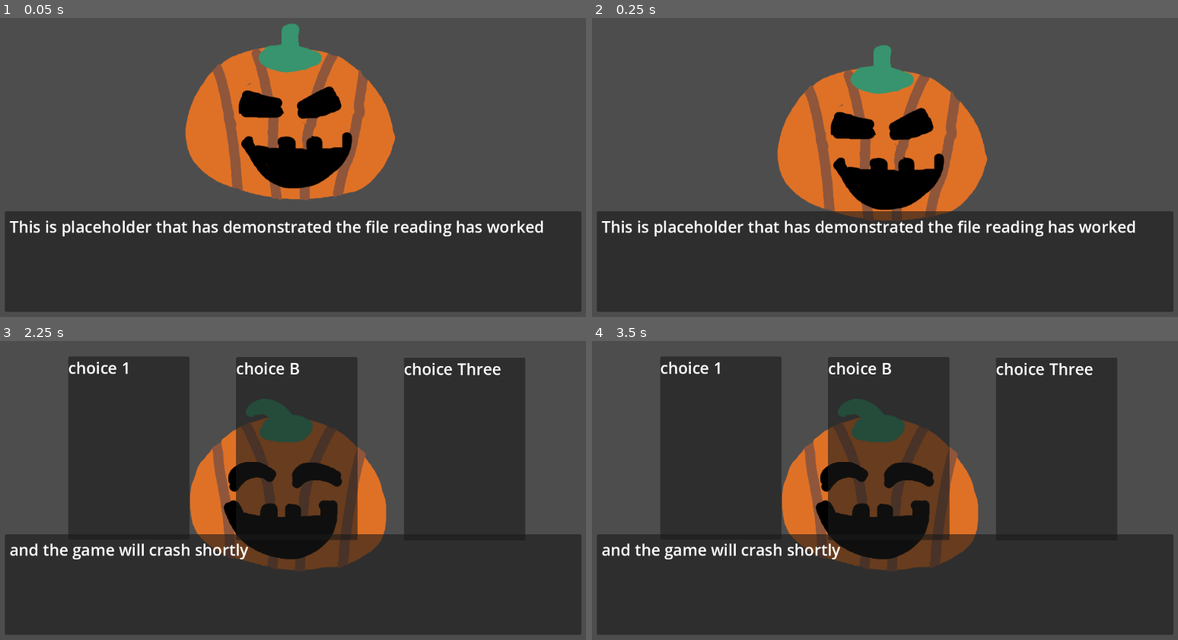
Above: before the commit, frames 1-4 (two rows, left to right).
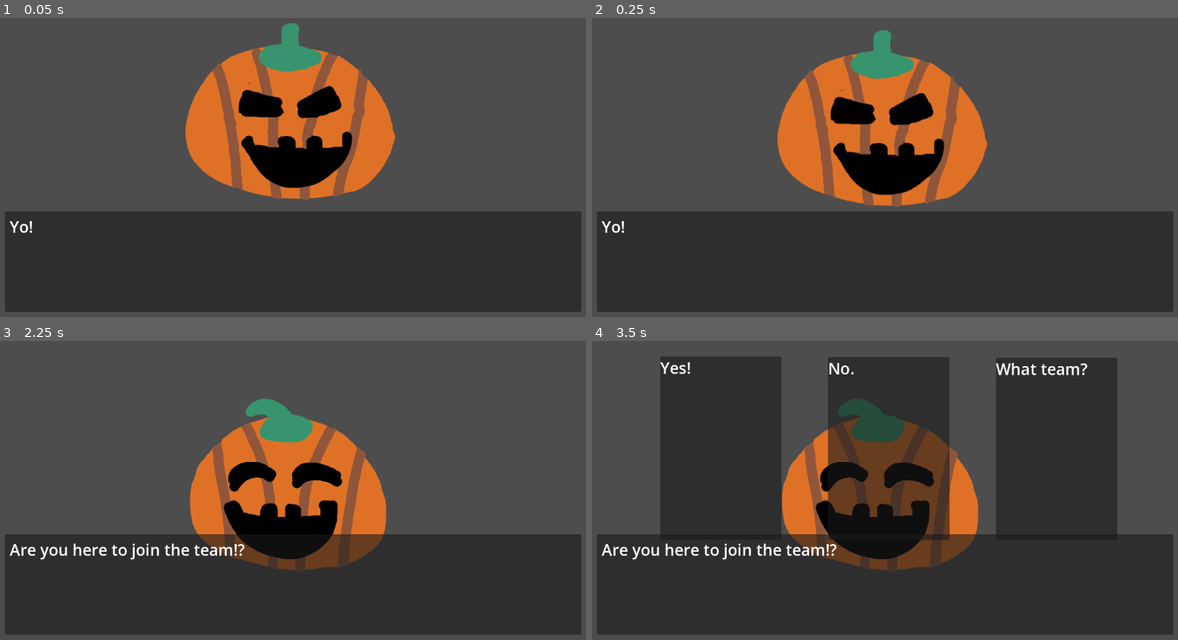
Above: after the commit, the same moments.

Repository: EuanGould/BlongersQuest2
Game: Godot game, scene res://Scenes/Dialogue.tscn
Same seed, same stepped clock (60 frames per second), same inputs: the game is played once before the commit and once after it.
Inputs:
- Up to frame 1 (0.05 s): no input
- Up to frame 2 (0.25 s): no input
- Up to frame 3 (2.25 s): tap Space (progressDialogue) at 0.6, 1.35, 2.1 s; tap Enter at 2 s
- Up to frame 4 (3.5 s): tap Space (progressDialogue) at 2.75, 2.85 s

The runs differ from the first frame. In frame 1, 2.3% of the frame differs, in the area x 1-93%, y 1-74%; in frame 2, 10%; in frame 3, 35%, in the area x 1-90%, y 5-74%; in frame 4, 1.7%.

Commit message:
some dialogue written

Diff:
--- a/Scenes/dialoguemanager.gd
+++ b/Scenes/dialoguemanager.gd
@@ -17,7 +17,7 @@
 	portrait = $NewPortrait
 	dialogue_box = $DialogueBox
 	choices_box = $ChoiceBox
-	file = 'res://Text/testtextfile.txt'
+	file = 'res://Text/pumpkin/pumpkin1.txt'
 	dialogue = load_file(file)
 	updateDialogue()
 
--- a/Scenes/new_portrait.tscn
+++ b/Scenes/new_portrait.tscn
@@ -1,10 +1,11 @@
-[gd_scene load_steps=12 format=3 uid="uid://bndtjnqtwrm2g"]
+[gd_scene load_steps=19 format=3 uid="uid://bndtjnqtwrm2g"]
 
 [ext_resource type="Texture2D" uid="uid://dl8s7gei842ni" path="res://Images/pumpkin/pumpkinneutral.png" id="1_skkwd"]
 [ext_resource type="Script" uid="uid://cbpy8sbplpo1d" path="res://Scenes/new_portrait.gd" id="2_58hvf"]
 [ext_resource type="Texture2D" uid="uid://6ib4v81cgcw5" path="res://Images/pumpkin/pumpkinhappy.png" id="3_7w1yf"]
 [ext_resource type="Texture2D" uid="uid://do14nrs70tw8w" path="res://Images/pumpkin/pumpkinunhappy.png" id="4_fnvqe"]
 [ext_resource type="Texture2D" uid="uid://b7o02pfdnmtsv" path="res://Images/pumpkin/pumpkinangry.png" id="5_xae3w"]
+[ext_resource type="Texture2D" uid="uid://crlqo0dh2jfja" path="res://Images/pumpkin/pumpkinblush.png" id="6_wy1uf"]
 
 [sub_resource type="Animation" id="Animation_58hvf"]
 resource_name = "pumpkinneutral"
@@ -28,10 +29,22 @@
 tracks/1/interp = 2
 tracks/1/loop_wrap = true
 tracks/1/keys = {
-"times": PackedFloat32Array(0, 0.500939, 1),
-"transitions": PackedFloat32Array(1, 1, 1),
-"update": 0,
-"values": [Vector2(541, 257), Vector2(541, 350), Vector2(541, 257)]
+"times": PackedFloat32Array(0, 0.366667, 0.499365, 0.633333, 1),
+"transitions": PackedFloat32Array(1, 1, 1, 1, 1),
+"update": 0,
+"values": [Vector2(541, 257), Vector2(541, 300), Vector2(541, 350), Vector2(541, 300), Vector2(541, 257)]
+}
+tracks/2/type = "value"
+tracks/2/imported = false
+tracks/2/enabled = true
+tracks/2/path = NodePath(".:scale")
+tracks/2/interp = 1
+tracks/2/loop_wrap = true
+tracks/2/keys = {
+"times": PackedFloat32Array(0),
+"transitions": PackedFloat32Array(1),
+"update": 0,
+"values": [Vector2(1, 1)]
 }
 
 [sub_resource type="Animation" id="Animation_7w1yf"]
@@ -59,6 +72,18 @@
 "transitions": PackedFloat32Array(1),
 "update": 0,
 "values": [Vector2(0, 0)]
+}
+tracks/2/type = "value"
+tracks/2/imported = false
+tracks/2/enabled = true
+tracks/2/path = NodePath(".:scale")
+tracks/2/interp = 1
+tracks/2/loop_wrap = true
+tracks/2/keys = {
+"times": PackedFloat32Array(0),
+"transitions": PackedFloat32Array(1),
+"update": 0,
+"values": [Vector2(1, 1)]
 }
 
 [sub_resource type="Animation" id="Animation_fnvqe"]
@@ -84,10 +109,22 @@
 tracks/1/interp = 1
 tracks/1/loop_wrap = true
 tracks/1/keys = {
-"times": PackedFloat32Array(0, 0.1, 0.233333),
-"transitions": PackedFloat32Array(1, 1, 1),
-"update": 0,
-"values": [Vector2(541, 207), Vector2(541, 350), Vector2(541, 207)]
+"times": PackedFloat32Array(0, 0.0827191, 0.1, 0.118616, 0.233333),
+"transitions": PackedFloat32Array(1, 1, 1, 1, 1),
+"update": 0,
+"values": [Vector2(541, 207), Vector2(541, 300), Vector2(541, 350), Vector2(541, 300), Vector2(541, 207)]
+}
+tracks/2/type = "value"
+tracks/2/imported = false
+tracks/2/enabled = true
+tracks/2/path = NodePath(".:scale")
+tracks/2/interp = 1
+tracks/2/loop_wrap = true
+tracks/2/keys = {
+"times": PackedFloat32Array(0),
+"transitions": PackedFloat32Array(1),
+"update": 0,
+"values": [Vector2(1, 1)]
 }
 
 [sub_resource type="Animation" id="Animation_xae3w"]
@@ -116,6 +153,18 @@
 "transitions": PackedFloat32Array(1),
 "update": 0,
 "values": [Vector2(541, 257)]
+}
+tracks/2/type = "value"
+tracks/2/imported = false
+tracks/2/enabled = true
+tracks/2/path = NodePath(".:scale")
+tracks/2/interp = 1
+tracks/2/loop_wrap = true
+tracks/2/keys = {
+"times": PackedFloat32Array(0),
+"transitions": PackedFloat32Array(1),
+"update": 0,
+"values": [Vector2(1, 1)]
 }
 
 [sub_resource type="Animation" id="Animation_wy1uf"]
@@ -145,15 +194,270 @@
 "transitions": PackedFloat32Array(1, 1, 1),
 "update": 1,
 "values": [Vector2(541, 257), Vector2(530, 260), Vector2(541, 257)]
+}
+tracks/2/type = "value"
+tracks/2/imported = false
+tracks/2/enabled = true
+tracks/2/path = NodePath(".:scale")
+tracks/2/interp = 1
+tracks/2/loop_wrap = true
+tracks/2/keys = {
+"times": PackedFloat32Array(0),
+"transitions": PackedFloat32Array(1),
+"update": 0,
+"values": [Vector2(1, 1)]
+}
+
+[sub_resource type="Animation" id="Animation_r4k2k"]
+resource_name = "pumpkinstill"
+tracks/0/type = "value"
+tracks/0/imported = false
+tracks/0/enabled = true
+tracks/0/path = NodePath(".:position")
+tracks/0/interp = 1
+tracks/0/loop_wrap = true
+tracks/0/keys = {
+"times": PackedFloat32Array(0),
+"transitions": PackedFloat32Array(1),
+"update": 0,
+"values": [Vector2(541, 257)]
+}
+tracks/1/type = "value"
+tracks/1/imported = false
+tracks/1/enabled = true
+tracks/1/path = NodePath(".:texture")
+tracks/1/interp = 1
+tracks/1/loop_wrap = true
+tracks/1/keys = {
+"times": PackedFloat32Array(0),
+"transitions": PackedFloat32Array(1),
+"update": 1,
+"values": [ExtResource("1_skkwd")]
+}
+tracks/2/type = "value"
+tracks/2/imported = false
+tracks/2/enabled = true
+tracks/2/path = NodePath(".:scale")
+tracks/2/interp = 1
+tracks/2/loop_wrap = true
+tracks/2/keys = {
+"times": PackedFloat32Array(0),
+"transitions": PackedFloat32Array(1),
+"update": 0,
+"values": [Vector2(1, 1)]
+}
+
+[sub_resource type="Animation" id="Animation_7773s"]
+resource_name = "pumpkinshrinkingunhappy"
+tracks/0/type = "value"
+tracks/0/imported = false
+tracks/0/enabled = true
+tracks/0/path = NodePath(".:texture")
+tracks/0/interp = 1
+tracks/0/loop_wrap = true
+tracks/0/keys = {
+"times": PackedFloat32Array(0),
+"transitions": PackedFloat32Array(1),
+"update": 1,
+"values": [ExtResource("4_fnvqe")]
+}
+tracks/1/type = "value"
+tracks/1/imported = false
+tracks/1/enabled = true
+tracks/1/path = NodePath(".:position")
+tracks/1/interp = 1
+tracks/1/loop_wrap = true
+tracks/1/keys = {
+"times": PackedFloat32Array(0),
+"transitions": PackedFloat32Array(1),
+"update": 0,
+"values": [Vector2(541, 257)]
+}
+tracks/2/type = "value"
+tracks/2/imported = false
+tracks/2/enabled = true
+tracks/2/path = NodePath(".:scale")
+tracks/2/interp = 1
+tracks/2/loop_wrap = true
+tracks/2/keys = {
+"times": PackedFloat32Array(0, 1),
+"transitions": PackedFloat32Array(1, 1),
+"update": 0,
+"values": [Vector2(1, 1), Vector2(0.5, 0.5)]
+}
+
+[sub_resource type="Animation" id="Animation_5ciup"]
+resource_name = "pumpkinveryshrinkingunhappy"
+tracks/0/type = "value"
+tracks/0/imported = false
+tracks/0/enabled = true
+tracks/0/path = NodePath(".:texture")
+tracks/0/interp = 1
+tracks/0/loop_wrap = true
+tracks/0/keys = {
+"times": PackedFloat32Array(0),
+"transitions": PackedFloat32Array(1),
+"update": 1,
+"values": [ExtResource("4_fnvqe")]
+}
+tracks/1/type = "value"
+tracks/1/imported = false
+tracks/1/enabled = true
+tracks/1/path = NodePath(".:position")
+tracks/1/interp = 1
+tracks/1/loop_wrap = true
+tracks/1/keys = {
+"times": PackedFloat32Array(0),
+"transitions": PackedFloat32Array(1),
+"update": 0,
+"values": [Vector2(541, 257)]
+}
+tracks/2/type = "value"
+tracks/2/imported = false
+tracks/2/enabled = true
+tracks/2/path = NodePath(".:scale")
+tracks/2/interp = 1
+tracks/2/loop_wrap = true
+tracks/2/keys = {
+"times": PackedFloat32Array(0, 1),
+"transitions": PackedFloat32Array(1, 1),
+"update": 0,
+"values": [Vector2(0.5, 0.5), Vector2(0.1, 0.1)]
+}
+
+[sub_resource type="Animation" id="Animation_cclpg"]
+resource_name = "pumpkinslowerhappy"
+loop_mode = 1
+tracks/0/type = "value"
+tracks/0/imported = false
+tracks/0/enabled = true
+tracks/0/path = NodePath(".:texture")
+tracks/0/interp = 1
+tracks/0/loop_wrap = true
+tracks/0/keys = {
+"times": PackedFloat32Array(0),
+"transitions": PackedFloat32Array(1),
+"update": 1,
+"values": [ExtResource("3_7w1yf")]
+}
+tracks/1/type = "value"
+tracks/1/imported = false
+tracks/1/enabled = true
+tracks/1/path = NodePath(".:position")
+tracks/1/interp = 2
+tracks/1/loop_wrap = true
+tracks/1/keys = {
+"times": PackedFloat32Array(0, 0.366667, 0.499365, 0.633333, 1),
+"transitions": PackedFloat32Array(1, 1, 1, 1, 1),
+"update": 0,
+"values": [Vector2(541, 257), Vector2(541, 300), Vector2(541, 350), Vector2(541, 300), Vector2(541, 257)]
+}
+tracks/2/type = "value"
+tracks/2/imported = false
+tracks/2/enabled = true
+tracks/2/path = NodePath(".:scale")
+tracks/2/interp = 1
+tracks/2/loop_wrap = true
+tracks/2/keys = {
+"times": PackedFloat32Array(0),
+"transitions": PackedFloat32Array(1),
+"update": 0,
+"values": [Vector2(1, 1)]
+}
+
+[sub_resource type="Animation" id="Animation_66wsj"]
+resource_name = "pumpkinstillhappy"
+tracks/0/type = "value"
+tracks/0/imported = false
+tracks/0/enabled = true
+tracks/0/path = NodePath(".:position")
+tracks/0/interp = 1
+tracks/0/loop_wrap = true
+tracks/0/keys = {
+"times": PackedFloat32Array(0),
+"transitions": PackedFloat32Array(1),
+"update": 0,
+"values": [Vector2(541, 257)]
+}
+tracks/1/type = "value"
+tracks/1/imported = false
+tracks/1/enabled = true
+tracks/1/path = NodePath(".:texture")
+tracks/1/interp = 1
+tracks/1/loop_wrap = true
+tracks/1/keys = {
+"times": PackedFloat32Array(0),
+"transitions": PackedFloat32Array(1),
+"update": 1,
+"values": [ExtResource("3_7w1yf")]
+}
+tracks/2/type = "value"
+tracks/2/imported = false
+tracks/2/enabled = true
+tracks/2/path = NodePath(".:scale")
+tracks/2/interp = 1
+tracks/2/loop_wrap = true
+tracks/2/keys = {
+"times": PackedFloat32Array(0),
+"transitions": PackedFloat32Array(1),
+"update": 0,
+"values": [Vector2(1, 1)]
+}
+
+[sub_resource type="Animation" id="Animation_ys7f1"]
+resource_name = "pumpkinblush"
+length = 0.07
+loop_mode = 1
+tracks/0/type = "value"
+tracks/0/imported = false
+tracks/0/enabled = true
+tracks/0/path = NodePath(".:texture")
+tracks/0/interp = 1
+tracks/0/loop_wrap = true
+tracks/0/keys = {
+"times": PackedFloat32Array(0),
+"transitions": PackedFloat32Array(1),
+"update": 1,
+"values": [ExtResource("6_wy1uf")]
+}
+tracks/1/type = "value"
+tracks/1/imported = false
+tracks/1/enabled = true
+tracks/1/path = NodePath(".:position")
+tracks/1/interp = 1
+tracks/1/loop_wrap = true
+tracks/1/keys = {
+"times": PackedFloat32Array(0, 0.0333333, 0.0666667),
+"transitions": PackedFloat32Array(1, 1, 1),
+"update": 1,
+"values": [Vector2(541, 257), Vector2(540, 260), Vector2(541, 257)]
+}
+tracks/2/type = "value"
+tracks/2/imported = false
+tracks/2/enabled = true
+tracks/2/path = NodePath(".:scale")
+tracks/2/interp = 1
+tracks/2/loop_wrap = true
+tracks/2/keys = {
+"times": PackedFloat32Array(0),
+"transitions": PackedFloat32Array(1),
+"update": 0,
+"values": [Vector2(1, 1)]
 }
 
 [sub_resource type="AnimationLibrary" id="AnimationLibrary_fnvqe"]
 _data = {
 &"RESET": SubResource("Animation_7w1yf"),
 &"pumpkinangry": SubResource("Animation_wy1uf"),
+&"pumpkinblush": SubResource("Animation_ys7f1"),
 &"pumpkinhappy": SubResource("Animation_fnvqe"),
 &"pumpkinneutral": SubResource("Animation_58hvf"),
-&"pumpkinunhappy": SubResource("Animation_xae3w")
+&"pumpkinshrinkingunhappy": SubResource("Animation_7773s"),
+&"pumpkinslowerhappy": SubResource("Animation_cclpg"),
+&"pumpkinstill": SubResource("Animation_r4k2k"),
+&"pumpkinstillhappy": SubResource("Animation_66wsj"),
+&"pumpkinunhappy": SubResource("Animation_xae3w"),
+&"pumpkinveryshrinkingunhappy": SubResource("Animation_5ciup")
 }
 
 [node name="NewPortrait" type="Sprite2D"]
Not shown, removed: Text/pumpkin.txt
Not shown, added: Text/pumpkin/pumpkin1.txt
Not shown, added: Text/pumpkin/pumpkin2.txt
